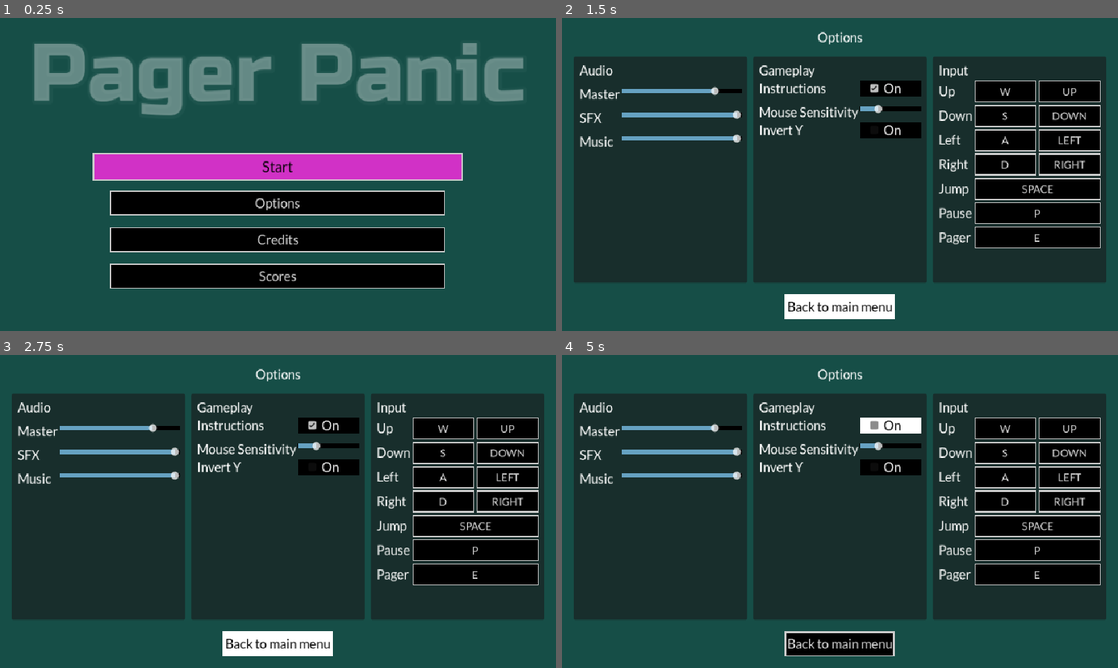
Above: before the commit, frames 1-4 (two rows, left to right).
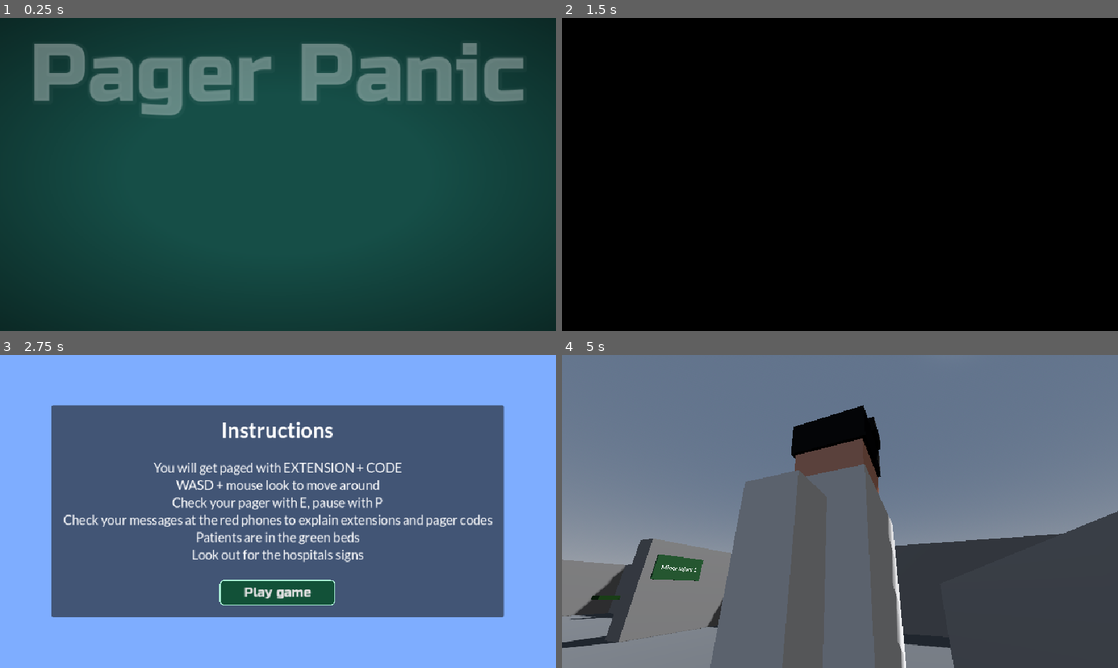
Above: after the commit, the same moments.

Repository: hawkstein/ludum-dare-60-old-tech
Game: Godot game, scene res://screens/main_menu.tscn
The game is run twice, just before and just after one commit, with the same random seed, the same clock (stepped at 60 frames per second) and the same inputs.
Inputs (mouse positions are in pixels of both pictures, inside the frame that each line leads up to):
- Up to frame 1 (0.25 s): no input
- Up to frame 2 (1.5 s): click (840, 202) at 0.5 s, where only the run before the commit has a clickable "Options"; click (840, 202) at 1.25 s, where only the run after the commit has a clickable "Instructions"
- Up to frame 3 (2.75 s): click (278, 592) at 2 s, where only the run after the commit has a clickable "Play game"
- Up to frame 4 (5 s): click (840, 592) at 2.75 s, where only the run after the commit has a clickable "Play game"; move the mouse to (962, 495) at 3.52 s; hold D (Right) 3.53-4.25 s; hold E (Pager) 3.53-4.25 s; click (962, 495) at 3.67 s; click (890, 423) at 4.25 s, where only the run before the commit has a clickable "On"

The runs differ from the first frame. In frame 1, 30% of the frame differs, in the area x 0-100%, y 0-100%; in frame 2, 90%; in frame 3, 100%; in frame 4, 99%.

Commit message:
update main menu look

Diff:
--- a/default_theme.tres
+++ b/default_theme.tres
@@ -3,13 +3,21 @@
 [ext_resource type="FontFile" uid="uid://csxckmycfxfwy" path="res://assets/fonts/RussoOne-Regular.ttf" id="1_3taad"]
 [ext_resource type="FontFile" uid="uid://dxe4yscfis184" path="res://assets/fonts/Lato-Regular.ttf" id="1_e7bfs"]
 
-[sub_resource type="StyleBoxFlat" id="StyleBoxFlat_ht4lr"]
-bg_color = Color(1, 1, 1, 1)
+[sub_resource type="StyleBoxFlat" id="StyleBoxFlat_u7cj8"]
+content_margin_left = 4.0
+content_margin_top = 8.0
+content_margin_right = 4.0
+content_margin_bottom = 8.0
+bg_color = Color(0.6666667, 0.9372549, 0.8352941, 1)
 border_width_left = 2
 border_width_top = 2
 border_width_right = 2
 border_width_bottom = 2
-border_color = Color(1, 1, 1, 1)
+border_color = Color(0.6666667, 0.9372549, 0.8352941, 1)
+corner_radius_top_left = 8
+corner_radius_top_right = 8
+corner_radius_bottom_right = 8
+corner_radius_bottom_left = 8
 anti_aliasing = false
 
 [sub_resource type="StyleBoxFlat" id="StyleBoxFlat_os6be"]
@@ -17,11 +25,16 @@
 content_margin_top = 8.0
 content_margin_right = 4.0
 content_margin_bottom = 8.0
-bg_color = Color(0, 0, 0, 1)
+bg_color = Color(0.07131495, 0.31925803, 0.2214072, 1)
 border_width_left = 2
 border_width_top = 2
 border_width_right = 2
 border_width_bottom = 2
+border_color = Color(0.6666667, 0.9372549, 0.8352941, 1)
+corner_radius_top_left = 8
+corner_radius_top_right = 8
+corner_radius_bottom_right = 8
+corner_radius_bottom_left = 8
 anti_aliasing = false
 
 [sub_resource type="StyleBoxFlat" id="StyleBoxFlat_7j863"]
@@ -50,11 +63,16 @@
 content_margin_top = 8.0
 content_margin_right = 4.0
 content_margin_bottom = 8.0
-bg_color = Color(0.8211057, 0.19146413, 0.77718824, 1)
+bg_color = Color(0.6666667, 0.9372549, 0.8352941, 1)
 border_width_left = 2
 border_width_top = 2
 border_width_right = 2
 border_width_bottom = 2
+border_color = Color(0.6666667, 0.9372549, 0.8352941, 1)
+corner_radius_top_left = 4
+corner_radius_top_right = 4
+corner_radius_bottom_right = 4
+corner_radius_bottom_left = 4
 anti_aliasing = false
 
 [sub_resource type="StyleBoxFlat" id="StyleBoxFlat_50bnw"]
@@ -62,11 +80,16 @@
 content_margin_top = 8.0
 content_margin_right = 4.0
 content_margin_bottom = 8.0
-bg_color = Color(0.5764706, 0.05882353, 0.54509807, 1)
+bg_color = Color(0, 0.58431375, 0.07058824, 1)
 border_width_left = 2
 border_width_top = 2
 border_width_right = 2
 border_width_bottom = 2
+border_color = Color(0.6666667, 0.9372549, 0.8352941, 1)
+corner_radius_top_left = 4
+corner_radius_top_right = 4
+corner_radius_bottom_right = 4
+corner_radius_bottom_left = 4
 anti_aliasing = false
 
 [sub_resource type="StyleBoxFlat" id="StyleBoxFlat_cefca"]
@@ -74,11 +97,16 @@
 content_margin_top = 8.0
 content_margin_right = 4.0
 content_margin_bottom = 8.0
-bg_color = Color(0.5764706, 0.05882353, 0.54509807, 1)
+bg_color = Color(0, 0.58431375, 0.07058824, 1)
 border_width_left = 2
 border_width_top = 2
 border_width_right = 2
 border_width_bottom = 2
+border_color = Color(0.6666667, 0.9372549, 0.8352941, 1)
+corner_radius_top_left = 4
+corner_radius_top_right = 4
+corner_radius_bottom_right = 4
+corner_radius_bottom_left = 4
 anti_aliasing = false
 
 [resource]
@@ -86,8 +114,9 @@
 default_font_size = 22
 Button/colors/font_focus_color = Color(0, 0, 0, 1)
 Button/colors/font_hover_color = Color(0, 0, 0, 1)
-Button/styles/focus = SubResource("StyleBoxFlat_ht4lr")
-Button/styles/hover = SubResource("StyleBoxFlat_ht4lr")
+Button/fonts/font = ExtResource("1_3taad")
+Button/styles/focus = SubResource("StyleBoxFlat_u7cj8")
+Button/styles/hover = SubResource("StyleBoxFlat_u7cj8")
 Button/styles/normal = SubResource("StyleBoxFlat_os6be")
 Button/styles/pressed = SubResource("StyleBoxFlat_os6be")
 CheckBox/colors/font_color = Color(1, 1, 1, 1)
@@ -105,6 +134,8 @@
 HSlider/styles/grabber_area_highlight = SubResource("StyleBoxFlat_fn0w4")
 HSlider/styles/slider = SubResource("StyleBoxLine_ht4lr")
 PrimaryButton/base_type = &"Button"
+PrimaryButton/colors/font_color = Color(0.6666667, 0.9372549, 0.8352941, 1)
+PrimaryButton/colors/font_focus_color = Color(0, 0, 0, 1)
 PrimaryButton/styles/focus = SubResource("StyleBoxFlat_ed8xq")
 PrimaryButton/styles/normal = SubResource("StyleBoxFlat_50bnw")
 PrimaryButton/styles/pressed = SubResource("StyleBoxFlat_cefca")
--- a/screens/main_menu.gd
+++ b/screens/main_menu.gd
@@ -8,6 +8,7 @@
 @onready var options_v_box_container: VBoxContainer = $MarginContainer/OptionsVBoxContainer
 @onready var start_button: Button = %StartButton
 @onready var back_button: Button = %BackButton
+@onready var menu: Container = %Menu
 
 var _transition_tween: Tween
 var _current: Control
@@ -23,6 +24,10 @@
 	options_container.add_child(gameplay_section)
 	var input_section = builder.build_section_from_model(DataStore.get_model("Input"))
 	options_container.add_child(input_section)
+
+	menu.modulate.a = 0.0
+	var menu_tween = create_tween()
+	menu_tween.tween_property(menu, "modulate:a", 1.0, 0.6).set_delay(0.9)
 
 	start_container.show()
 	options_v_box_container.hide()
@@ -71,7 +76,7 @@
 
 func _on_start_button_pressed() -> void:
 	RunState.reset()
-	ScreenChanger.change_to("instructions")
+	ScreenChanger.change_to(&"instructions")
 
 
 func _on_options_button_pressed() -> void:
@@ -83,8 +88,4 @@
 
 
 func _on_credits_button_pressed() -> void:
-	ScreenChanger.change_to("credits")
-
-
-func _on_scores_button_pressed() -> void:
-	ScreenChanger.change_to("scores")
+	ScreenChanger.change_to(&"instructions")
--- a/screens/main_menu.tscn
+++ b/screens/main_menu.tscn
@@ -4,6 +4,17 @@
 [ext_resource type="Theme" uid="uid://bes7poiouimn8" path="res://default_theme.tres" id="1_xp5nu"]
 [ext_resource type="PackedScene" uid="uid://5rmr42bul24a" path="res://utils/ui/title.tscn" id="3_5mnfb"]
 [ext_resource type="Script" uid="uid://dchp2kgb22jjp" path="res://utils/ui/fancy_button.gd" id="4_8naov"]
+
+[sub_resource type="Gradient" id="Gradient_5mnfb"]
+offsets = PackedFloat32Array(0.3592233, 1)
+colors = PackedColorArray(0, 0, 0, 0, 0, 0, 0, 0.5019608)
+
+[sub_resource type="GradientTexture2D" id="GradientTexture2D_5mnfb"]
+gradient = SubResource("Gradient_5mnfb")
+width = 1024
+height = 512
+fill = 1
+fill_from = Vector2(0.5, 0.5)
 
 [node name="MainMenu" type="Control" unique_id=1018463224]
 layout_mode = 3
@@ -27,6 +38,16 @@
 grow_vertical = 2
 color = Color(0.08627451, 0.30588236, 0.2784314, 1)
 metadata/_edit_lock_ = true
+
+[node name="FadeTextureRect" type="TextureRect" parent="." unique_id=362116662]
+layout_mode = 1
+anchors_preset = 15
+anchor_right = 1.0
+anchor_bottom = 1.0
+grow_horizontal = 2
+grow_vertical = 2
+mouse_filter = 2
+texture = SubResource("GradientTexture2D_5mnfb")
 
 [node name="MarginContainer" type="MarginContainer" parent="." unique_id=631677777]
 layout_mode = 1
@@ -58,16 +79,17 @@
 custom_minimum_size = Vector2(0, 20)
 layout_mode = 2
 
-[node name="MarginContainer" type="MarginContainer" parent="MarginContainer/StartVBoxContainer" unique_id=992110773]
+[node name="Menu" type="MarginContainer" parent="MarginContainer/StartVBoxContainer" unique_id=992110773]
+unique_name_in_owner = true
 layout_mode = 2
-theme_override_constants/margin_left = 100
-theme_override_constants/margin_right = 100
+theme_override_constants/margin_left = 200
+theme_override_constants/margin_right = 200
 
-[node name="VBoxContainer" type="VBoxContainer" parent="MarginContainer/StartVBoxContainer/MarginContainer" unique_id=645123608]
+[node name="VBoxContainer" type="VBoxContainer" parent="MarginContainer/StartVBoxContainer/Menu" unique_id=645123608]
 layout_mode = 2
 theme_override_constants/separation = 20
 
-[node name="StartButton" type="Button" parent="MarginContainer/StartVBoxContainer/MarginContainer/VBoxContainer" unique_id=251567224]
+[node name="StartButton" type="Button" parent="MarginContainer/StartVBoxContainer/Menu/VBoxContainer" unique_id=251567224]
 unique_name_in_owner = true
 layout_mode = 2
 theme_type_variation = &"PrimaryButton"
@@ -75,22 +97,16 @@
 script = ExtResource("4_8naov")
 metadata/_custom_type_script = "uid://dchp2kgb22jjp"
 
-[node name="OptionsButton" type="Button" parent="MarginContainer/StartVBoxContainer/MarginContainer/VBoxContainer" unique_id=1415545003]
+[node name="InstructionsButton" type="Button" parent="MarginContainer/StartVBoxContainer/Menu/VBoxContainer" unique_id=1686150619]
+layout_mode = 2
+text = "Instructions"
+script = ExtResource("4_8naov")
+metadata/_custom_type_script = "uid://dchp2kgb22jjp"
+
+[node name="OptionsButton" type="Button" parent="MarginContainer/StartVBoxContainer/Menu/VBoxContainer" unique_id=1415545003]
 unique_name_in_owner = true
 layout_mode = 2
 text = "Options"
-script = ExtResource("4_8naov")
-metadata/_custom_type_script = "uid://dchp2kgb22jjp"
-
-[node name="CreditsButton" type="Button" parent="MarginContainer/StartVBoxContainer/MarginContainer/VBoxContainer" unique_id=1686150619]
-layout_mode = 2
-text = "Credits"
-script = ExtResource("4_8naov")
-metadata/_custom_type_script = "uid://dchp2kgb22jjp"
-
-[node name="ScoresButton" type="Button" parent="MarginContainer/StartVBoxContainer/MarginContainer/VBoxContainer" unique_id=64530858]
-layout_mode = 2
-text = "Scores"
 script = ExtResource("4_8naov")
 metadata/_custom_type_script = "uid://dchp2kgb22jjp"
 
@@ -122,8 +138,7 @@
 focus_scale = 1.0
 metadata/_custom_type_script = "uid://dchp2kgb22jjp"
 
-[connection signal="pressed" from="MarginContainer/StartVBoxContainer/MarginContainer/VBoxContainer/StartButton" to="." method="_on_start_button_pressed"]
-[connection signal="pressed" from="MarginContainer/StartVBoxContainer/MarginContainer/VBoxContainer/OptionsButton" to="." method="_on_options_button_pressed"]
-[connection signal="pressed" from="MarginContainer/StartVBoxContainer/MarginContainer/VBoxContainer/CreditsButton" to="." method="_on_credits_button_pressed"]
-[connection signal="pressed" from="MarginContainer/StartVBoxContainer/MarginContainer/VBoxContainer/ScoresButton" to="." method="_on_scores_button_pressed"]
+[connection signal="pressed" from="MarginContainer/StartVBoxContainer/Menu/VBoxContainer/StartButton" to="." method="_on_start_button_pressed"]
+[connection signal="pressed" from="MarginContainer/StartVBoxContainer/Menu/VBoxContainer/InstructionsButton" to="." method="_on_credits_button_pressed"]
+[connection signal="pressed" from="MarginContainer/StartVBoxContainer/Menu/VBoxContainer/OptionsButton" to="." method="_on_options_button_pressed"]
 [connection signal="pressed" from="MarginContainer/OptionsVBoxContainer/CenterContainer/BackButton" to="." method="_on_back_button_pressed"]
--- a/utils/ui/title.tscn
+++ b/utils/ui/title.tscn
@@ -87,7 +87,7 @@
 [node name="SharpLine" type="Line2D" parent="Heartbeat" unique_id=97816927]
 points = PackedVector2Array(-16, 60, 33, 59, 47, 10, 77, 107, 96, -15, 129, 144, 154, 19, 177, 59, 193, 36, 208, 59, 309, 59)
 width = 4.0
-default_color = Color(0, 0.58264065, 0.069178075, 1)
+default_color = Color(0, 0.58431375, 0.07058824, 1)
 texture_mode = 2
 joint_mode = 2
 begin_cap_mode = 2
@@ -97,6 +97,10 @@
 unique_name_in_owner = true
 layout_mode = 2
 offset_transform_enabled = true
+theme_override_colors/font_shadow_color = Color(0, 0, 0, 0.09803922)
+theme_override_constants/shadow_offset_x = 1
+theme_override_constants/shadow_offset_y = 2
+theme_override_constants/shadow_outline_size = 2
 theme_override_fonts/font = ExtResource("2_xe6xy")
 theme_override_font_sizes/font_size = 64
 text = "Title"
